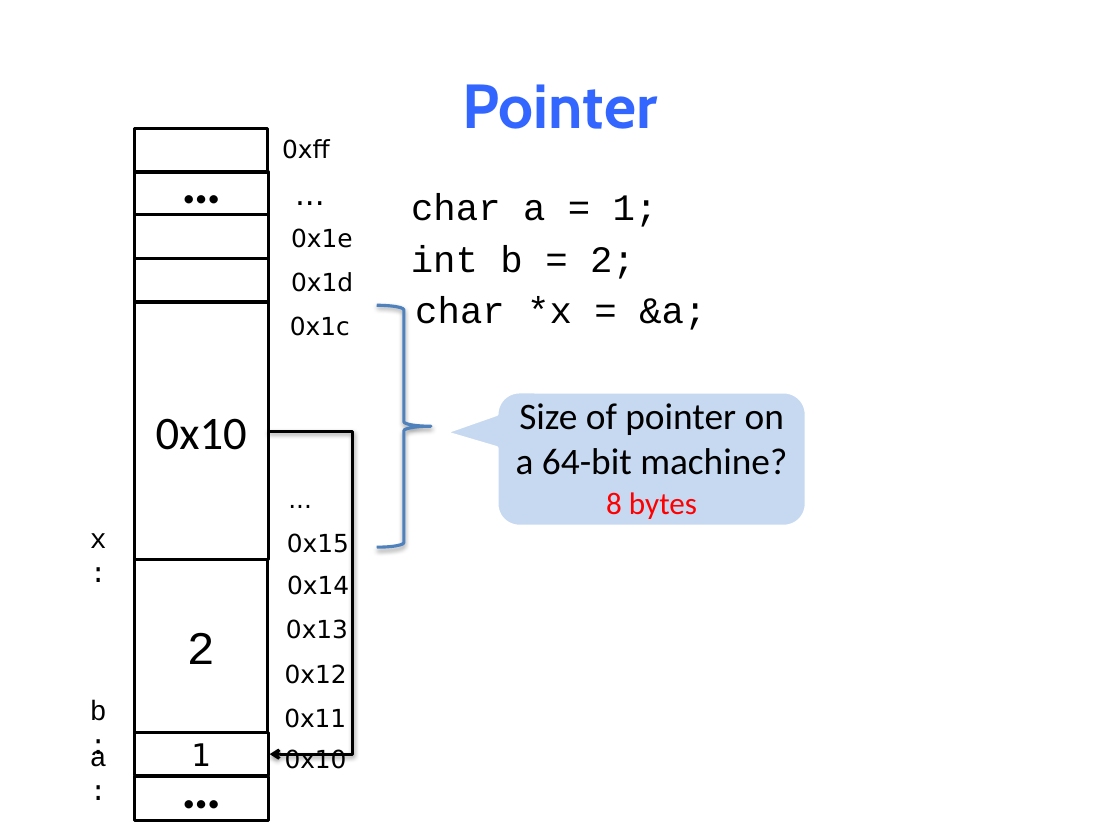
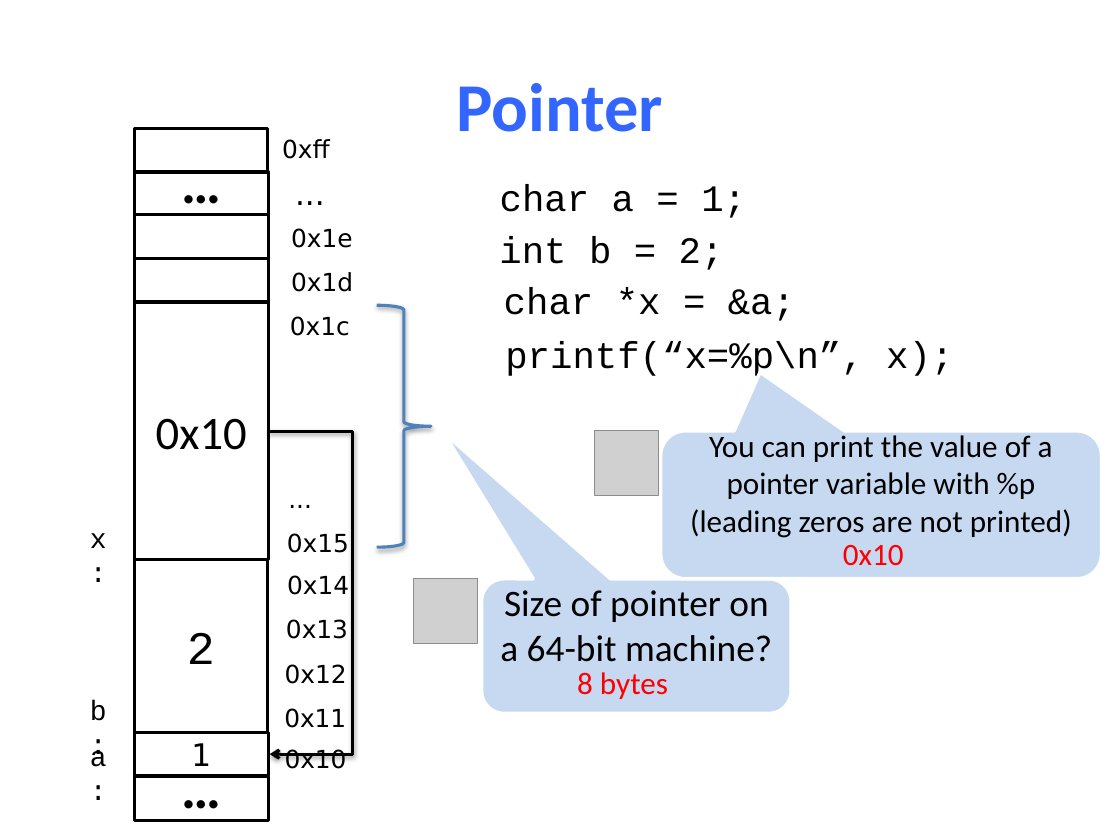
Before and after one commit to NYU-CSO/nyu-cso.github.io, a slide deck: slide 20 of notes/05-pointer_array.pptx (slide 19 before the commit). Drawn at 1120x840 pixels with LibreOffice and Linux fonts; fonts in the diff are those of the drawing; grey boxes stand for pictures. Boxes give left, top, right and bottom in pixels: in the first picture for what was removed or moved away, otherwise in the second. Text is boxed around its words. In the diff, an @@ line names an element or a change of style, - is before the commit and + after.

```diff
--- a/notes/05-pointer_array.pptx
+++ b/notes/05-pointer_array.pptx
@@ title "Pointer" at <box>457,83,664,132</box>: size 40 to 44 pt, font Cabin to Calibri @@
@@ 3 texts: place and size @@
-3 texts at <box>411,193,706,330</box>
+3 texts at <box>499,184,795,321</box>
@@ text added at <box>505,342,953,379</box>, 24 pt, text #000000 @@
+printf(“x=%p\n”, x);
@@ picture added at <box>595,431,659,495</box> @@
@@ rounded speech box added at <box>661,431,1102,579</box>, fill #C6D9F1, outline #FFFFFF 2.25 pt, 20 pt, text #000000 @@
+You can print the value of a pointer variable with %p (leading zeros are not printed)
@@ text added at <box>843,545,904,566</box>, 20 pt, text #FF0000 @@
+0x10
@@ picture added at <box>413,579,477,643</box> @@
@@ rounded speech box "Size of pointer on a ...": place and size @@
-rounded speech box "Size of pointer on a ..." at <box>497,392,806,526</box>
+rounded speech box "Size of pointer on a ..." at <box>482,579,791,713</box>
@@ rounded speech box "Size of pointer on a ..." at <box>482,579,791,713</box>: proportions changed @@
@@ text "8 bytes": place and size @@
-text "8 bytes" at <box>606,492,697,519</box>
+text "8 bytes" at <box>577,672,668,699</box>
```
Also in this commit, not shown: 26 other slides changed, 9 slides added, 111 slides removed, 3 other files.
